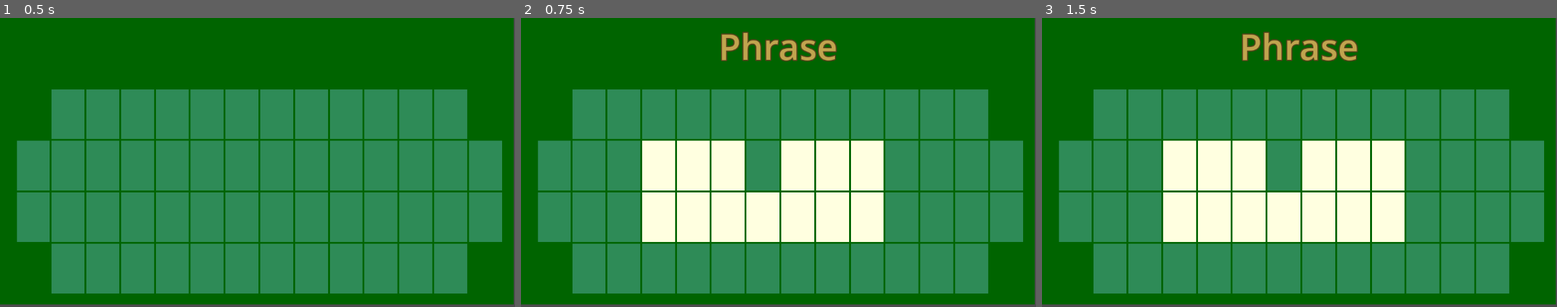
Above: before the commit, frames 1-3 (left to right).
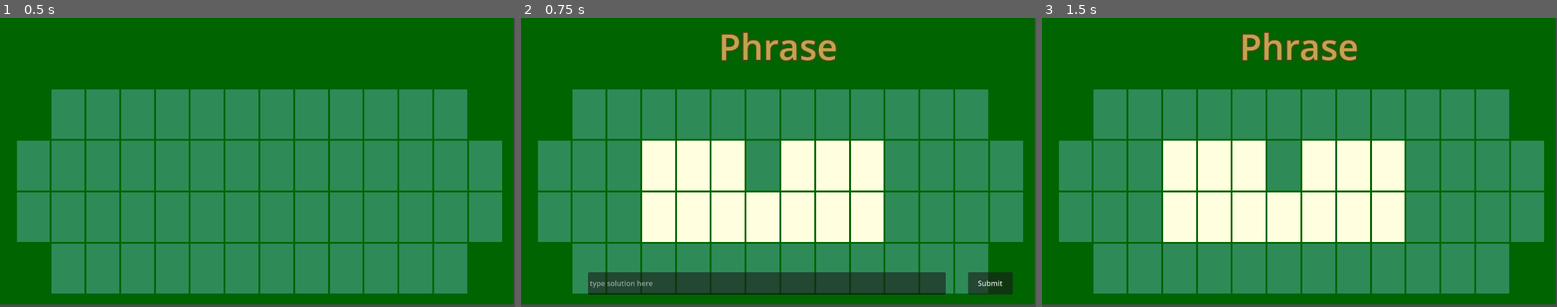
Above: after the commit, the same moments.

Repository: rsburke4/RoundThingOfRiches
Game: Godot game, scene res://Puzzle/puzzle.tscn
Same seed, same stepped clock (60 frames per second), same inputs: the game is played once before the commit and once after it.
Inputs (mouse positions are in pixels of both pictures, inside the frame that each line leads up to):
- Up to frame 1 (0.5 s): no input
- Up to frame 2 (0.75 s): tap Enter (enter_press) at 0.5 s; tap Up (solve_puzzle, bound only after the commit) at 0.6 s
- Up to frame 3 (1.5 s): click (1510, 283) at 1.25 s, where only the run after the commit has a clickable "Submit"

Frame 1 is identical in both runs. In frame 2, 6.1% of the frame differs, in the area x 13-96%, y 87-96%; in frame 3, nothing differs.

Commit message:
add puzzle solving capability via text input

Diff:
--- a/Puzzle/Puzzle.gd
+++ b/Puzzle/Puzzle.gd
@@ -7,6 +7,7 @@
 var guesses = [""]
 var tiles_used = [[0,0],[0,0],[0,0],[0,0]]  # will hold the first and last tiles used for the puzzle
 var rem_guesses = 0  # will hold the total number of letters in the answer
+var solution = ""  # will hold the solution as a single line
 
 # JSON parsing based off example in Godot documentation:
 # https://docs.godotengine.org/en/stable/classes/class_json.html
@@ -16,6 +17,9 @@
 func _ready():
 	# any formatting...
 	get_node("Background").color = TileConst.COLOR_TILE_BKGD
+
+	# hide the solution panel
+	get_node("SolutionInput").hide()
 
 # Called every frame. 'delta' is the elapsed time since the previous frame.
 func _process(delta):
@@ -27,9 +31,16 @@
 		tiles_used = create_new_puzzle()
 		State = PuzzleConst.STATE_PLAYING
 
-	# TODO - add searching for letters
+	if Input.is_action_just_pressed("solve_puzzle") and State == PuzzleConst.STATE_PLAYING:
+		get_node("SolutionInput").show()
+		State = PuzzleConst.STATE_SOLVE
+
+	if Input.is_action_just_pressed("exit_solve") and State == PuzzleConst.STATE_SOLVE:
+		get_node("SolutionInput").hide()
+		State = PuzzleConst.STATE_SOLVE
+
 	# Only do this while in "playing" state
-	if not (guess in guesses) and State == PuzzleConst.STATE_PLAYING:
+	if not (guess in guesses) and State == PuzzleConst.STATE_PLAYING and State != PuzzleConst.STATE_SOLVE:
 		var count = evaluate_guess(guess, tiles_used)
 		print("Count of letter " + guess + " found = " + str(count))
 		guesses.append(guess)
@@ -46,7 +57,8 @@
 	if event is InputEventKey and event.keycode >= 65 and event.keycode <= 90:
 		# getting letter is based on example in documentation:
 		# https://docs.godotengine.org/en/stable/classes/class_inputeventkey.html
-		guess = OS.get_keycode_string(event.key_label)
+		if State == PuzzleConst.STATE_PLAYING and State != PuzzleConst.STATE_SOLVE:
+			guess = OS.get_keycode_string(event.key_label)
 
 func create_new_puzzle():
 	reset_puzzle()
@@ -93,6 +105,9 @@
 		if puzzle_dict.NumLines >= 2: puzzle_dict.Line3 = selected_answer[3]
 		if puzzle_dict.NumLines >= 3: puzzle_dict.Line4 = selected_answer[4]
 
+	solution = puzzle_dict.Line1 + " " + puzzle_dict.Line2 + " " + puzzle_dict.Line3 + " " + puzzle_dict.Line4
+	solution = solution.strip_edges()  # get rid of leading, traiiling spaces
+
 	return puzzle_dict;
 
 func setup_puzzle(puzzle):
@@ -141,7 +156,7 @@
 					tile.change_state(TileConst.STATE_HIDDEN, cur_line[i])
 
 					# show any punctuation that may be used
-					if cur_line[i] in ["-", "'"]:
+					if cur_line[i] in ["-", "'", "&"]:
 						tile.change_state(TileConst.STATE_HIGHLIGHT)
 						tile.change_state(TileConst.STATE_SHOW)
 					else:
@@ -150,6 +165,9 @@
 	return loc
 
 func reset_puzzle():
+	# reset the category
+	get_node("Category").text = ""
+
 	# loop through all tiles and reset states
 	for l in range(1,5):
 		var grid = get_node("PuzzleGrid/Line" + str(l) + "Grid")  # get the line
@@ -188,3 +206,23 @@
 func _on_wrong_guess_timer_timeout():
 	get_node("Background").color = TileConst.COLOR_TILE_BKGD # reset background color
 	# TODO - if this indication stays, also change the first and last tines in rows 1 and 4
+
+func _on_solution_submit_pressed():
+	print("Made a guess!")
+
+	var input_box = get_node("SolutionInput/SolutionGuess")
+	var guess = input_box.text.to_upper()
+
+	var isRoundOver = guess.matchn(solution)
+
+	if isRoundOver:
+		State = PuzzleConst.STATE_GAMEOVER
+		input_box.text = ""
+		print("You win!")
+		reset_puzzle()
+	else:
+		State = PuzzleConst.STATE_PLAYING
+		input_box.text = ""
+		print("Try again!")
+
+	get_node("SolutionInput").hide()  # TODO - consider a state machine function
--- a/Puzzle/puzzle.tscn
+++ b/Puzzle/puzzle.tscn
@@ -49,4 +49,22 @@
 [node name="WrongGuessTimer" type="Timer" parent="."]
 wait_time = 0.5
 
+[node name="SolutionInput" type="Node2D" parent="."]
+
+[node name="SolutionGuess" type="LineEdit" parent="SolutionInput"]
+offset_left = 150.0
+offset_top = 570.0
+offset_right = 950.0
+offset_bottom = 620.0
+placeholder_text = "type solution here"
+shortcut_keys_enabled = false
+
+[node name="SolutionSubmit" type="Button" parent="SolutionInput"]
+offset_left = 1000.0
+offset_top = 570.0
+offset_right = 1100.0
+offset_bottom = 620.0
+text = "Submit"
+
 [connection signal="timeout" from="WrongGuessTimer" to="." method="_on_wrong_guess_timer_timeout"]
+[connection signal="pressed" from="SolutionInput/SolutionSubmit" to="." method="_on_solution_submit_pressed"]
--- a/Puzzle/puzzle_const.gd
+++ b/Puzzle/puzzle_const.gd
@@ -4,4 +4,4 @@
 # References: https://docs.godotengine.org/en/3.0/getting_started/step_by_step/singletons_autoload.html
 
 # enumeration for puzzle state
-enum {STATE_EMPTY, STATE_PLAYING, STATE_GAMEOVER}
+enum {STATE_EMPTY, STATE_PLAYING, STATE_SOLVE, STATE_GAMEOVER}
--- a/project.godot
+++ b/project.godot
@@ -29,6 +29,15 @@
 enter_press={
 "deadzone": 0.5,
 "events": [Object(InputEventKey,"resource_local_to_scene":false,"resource_name":"","device":-1,"window_id":0,"alt_press …(182 unchanged characters)…
-, Object(InputEventMouseButton,"resource_local_to_scene":false,"resource_name":"","device":-1,"window_id":0,"alt_pressed":false,"shift_pressed":false,"ctrl_pressed":false,"meta_pressed":false,"button_mask":1,"position":Vector2(418, 10),"global_position":Vector2(422, 53),"factor":1.0,"button_index":1,"canceled":false,"pressed":true,"double_click":false,"script":null)
 ]
 }
+solve_puzzle={
+"deadzone": 0.5,
+"events": [Object(InputEventKey,"resource_local_to_scene":false,"resource_name":"","device":-1,"window_id":0,"alt_pressed":false,"shift_pressed":false,"ctrl_pressed":false,"meta_pressed":false,"pressed":false,"keycode":0,"physical_keycode":4194320,"key_label":0,"unicode":0,"echo":false,"script":null)
+]
+}
+exit_solve={
+"deadzone": 0.5,
+"events": [Object(InputEventKey,"resource_local_to_scene":false,"resource_name":"","device":-1,"window_id":0,"alt_pressed":false,"shift_pressed":false,"ctrl_pressed":false,"meta_pressed":false,"pressed":false,"keycode":0,"physical_keycode":4194322,"key_label":0,"unicode":0,"echo":false,"script":null)
+]
+}
